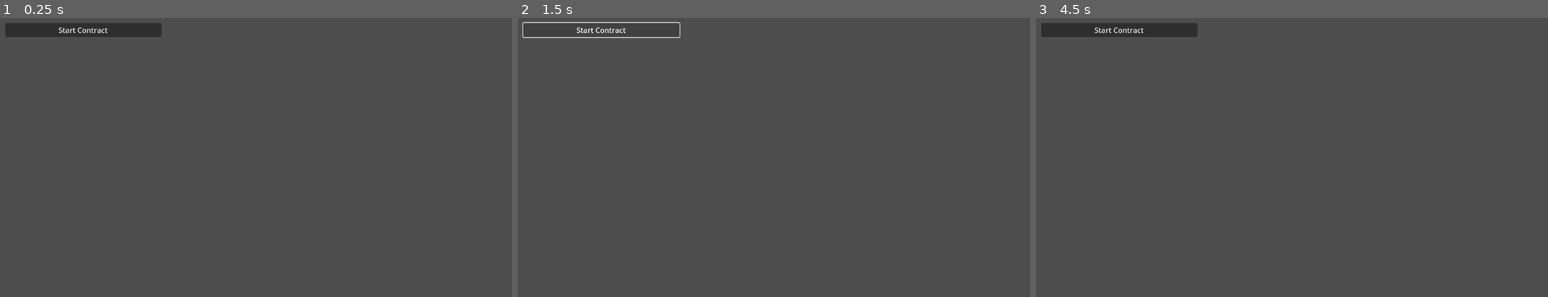
Above: before the commit, frames 1-3 (left to right).
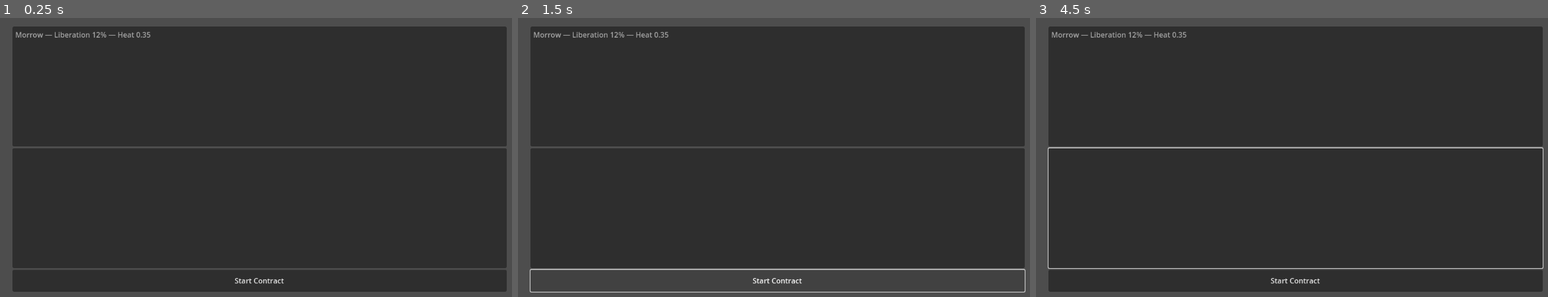
Above: after the commit, the same moments.

Repository: CjJam1975/Hired4death
Game: Godot game, scene res://main/Main.tscn
Two runs of this game, one before a commit and one after it. Both use one fixed random seed, a clock stepped at 60 frames per second and the inputs below.
Inputs (mouse positions are in pixels of both pictures, inside the frame that each line leads up to):
- Up to frame 1 (0.25 s): no input
- Up to frame 2 (1.5 s): click "Start Contract" at 0.5 s; click "Start Contract" at 1.25 s
- Up to frame 3 (4.5 s): tap Enter at 2, 3.5 s; move the mouse to (1409, 143) at 2.02 s; hold Right (ui_right) 2.03-2.78 s; tap Shift at 2.1, 3.8, 4.35 s; tap Space at 2.27, 2.57, 2.75, 3.02, 3.05, 3.32, 3.6, 4.25 s; tap E at 2.3, 2.85 s; move the mouse to (1189, 174) at 2.77 s; hold Down (ui_down) 2.78-3.53 s; move the mouse to (1348, 93) at 3.52 s; hold Right (ui_right) 3.53-4.28 s; move the mouse to (1271, 218) at 4.27 s; hold Up (ui_up) from 4.28 s (still down)

The runs differ from the first frame. In frame 1, 90% of the frame differs, in the area x 1-99%, y 1-99%; in frame 2, 83%; in frame 3, 90%, in the area x 1-100%, y 1-99%.

Commit message:
Refactor input setup and update player scene
Moved input action creation logic from InputSetup.gd to Player.gd and updated input action names to use Godot's ui_* convention. Updated Player.tscn to reference the new Player.gd script and adjusted resource UIDs. Minor code style fixes in EncounterDirector.gd. Improved layout and sizing in WarEffortPanel.tscn for better UI scaling. Added empty input actions for jump and sprint in project.godot.

Diff:
--- a/player/InputSetup.gd
+++ b/player/InputSetup.gd
@@ -1,12 +1,10 @@
 extends Node
 
-# Optional helper to auto-create input actions at runtime.
-# Add temporarily to main scene, run once, then remove.
 const ACTIONS := {
-	"move_forward": [KEY_W],
-	"move_back": [KEY_S],
-	"move_left": [KEY_A],
-	"move_right": [KEY_D],
+	"ui_up": [KEY_W, KEY_UP],
+	"ui_down": [KEY_S, KEY_DOWN],
+	"ui_left": [KEY_A, KEY_LEFT],
+	"ui_right": [KEY_D, KEY_RIGHT],
 	"jump": [KEY_SPACE],
 	"sprint": [KEY_SHIFT],
 	"interact": [KEY_E],
--- a/player/Player.gd
+++ b/player/Player.gd
@@ -1,62 +1,24 @@
-extends CharacterBody3D
+extends Node
 
-@export var move_speed: float = 6.0
-@export var sprint_speed: float = 9.0
-@export var acceleration: float = 12.0
-@export var jump_velocity: float = 5.5
-@export var mouse_sens: float = 0.08
-@export var interact_distance: float = 3.0
-
-@onready var cam_pivot: Node3D = $CamPivot
-@onready var camera: Camera3D = $CamPivot/Camera3D
-
-var gravity: float = ProjectSettings.get_setting("physics/3d/default_gravity")
-var look_pitch := 0.0
+# Helper to auto-create input actions at runtime.
+# Add temporarily to main scene, run once, then remove.
+const ACTIONS := {
+	"ui_up": [KEY_W, KEY_UP],
+	"ui_down": [KEY_S, KEY_DOWN],
+	"ui_left": [KEY_A, KEY_LEFT],
+	"ui_right": [KEY_D, KEY_RIGHT],
+	"jump": [KEY_SPACE],
+	"sprint": [KEY_SHIFT],
+	"interact": [KEY_E],
+}
 
 func _ready() -> void:
-	add_to_group("player")
-	Input.set_mouse_mode(Input.MOUSE_MODE_CAPTURED)
-
-func _unhandled_input(event: InputEvent) -> void:
-	if event is InputEventMouseMotion:
-		_rotate_look(event.relative)
-	elif event.is_action_pressed("interact"):
-		_try_interact()
-
-func _physics_process(delta: float) -> void:
-	var input_dir := Vector2(
-		Input.get_action_strength("move_right") - Input.get_action_strength("move_left"),
-		Input.get_action_strength("move_back") - Input.get_action_strength("move_forward")
-	).normalized()
-
-	var wish_dir := (global_transform.basis * Vector3(input_dir.x, 0, input_dir.y)).normalized()
-	var target_speed := (Input.is_action_pressed("sprint")) ? sprint_speed : move_speed
-	var target_vel := wish_dir * target_speed
-
-	velocity.x = lerp(velocity.x, target_vel.x, acceleration * delta)
-	velocity.z = lerp(velocity.z, target_vel.z, acceleration * delta)
-
-	if not is_on_floor():
-		velocity.y -= gravity * delta
-	elif Input.is_action_just_pressed("jump"):
-		velocity.y = jump_velocity
-
-	move_and_slide()
-
-func _rotate_look(rel: Vector2) -> void:
-	rotation_degrees.y -= rel.x * mouse_sens
-	look_pitch = clamp(look_pitch - rel.y * mouse_sens, -85.0, 85.0)
-	cam_pivot.rotation_degrees.x = look_pitch
-
-func _try_interact() -> void:
-	var space_state := get_world_3d().direct_space_state
-	var from := camera.global_transform.origin
-	var to := from + camera.global_transform.basis.z * -interact_distance
-	var params := PhysicsRayQueryParameters3D.create(from, to)
-	params.collide_with_areas = true
-	params.collide_with_bodies = true
-	var result := space_state.intersect_ray(params)
-	if result.size() > 0:
-		var collider := result.get("collider")
-		if collider and collider.is_in_group("interactable") and collider.has_method("interact"):
-			collider.interact(self)
+	for action in ACTIONS.keys():
+		if not InputMap.has_action(action):
+			InputMap.add_action(action)
+		InputMap.action_erase_events(action)
+		for sc in ACTIONS[action]:
+			var ev := InputEventKey.new()
+			ev.physical_keycode = sc
+			InputMap.action_add_event(action, ev)
+	print("Input actions created/updated.")
--- a/player/Player.tscn
+++ b/player/Player.tscn
@@ -1,9 +1,8 @@
-[gd_scene load_steps=4 format=3]
+[gd_scene load_steps=3 format=3 uid="uid://nw4euj2mqvnv"]
 
-[ext_resource type="Script" path="res://player/Player.gd" id="1"]
+[ext_resource type="Script" uid="uid://bu3f32tjxgd08" path="res://player/Player.gd" id="1"]
 
 [sub_resource type="CapsuleShape3D" id="1"]
-radius = 0.5
 height = 1.6
 
 [node name="Player" type="CharacterBody3D" groups=["player"]]
--- a/project.godot
+++ b/project.godot
@@ -27,6 +27,17 @@
 
 enabled=PackedStringArray()
 
+[input]
+
+jump={
+"deadzone": 0.2,
+"events": []
+}
+sprint={
+"deadzone": 0.2,
+"events": []
+}
+
 [rendering]
 
 renderer/rendering_method="gl_compatibility"
--- a/systems/EncounterDirector.gd
+++ b/systems/EncounterDirector.gd
@@ -33,7 +33,7 @@
 
 func _on_noise(pos: Vector3, amount: float) -> void:
 	var d := global_transform.origin.distance_to(pos)
-	var effect := amount / max(1.0, d)
+	var effect = amount / max(1.0, d)
 	_intensity = clamp(_intensity + effect * noise_influence, 0.0, 1.0)
 
 func _on_stage_changed(stage_index: int, _total: int) -> void:
@@ -49,7 +49,7 @@
 	if _active.size() >= max_active_enemies:
 		return
 	var budget := 1 + int(round(_intensity * 4.0))
-	var spawns := min(budget, max_active_enemies - _active.size())
+	var spawns = min(budget, max_active_enemies - _active.size())
 	for i in spawns:
 		var p := _pick_spawn_point()
 		var enemy := _pick_enemy_scene()
--- a/ui/WarEffortPanel.tscn
+++ b/ui/WarEffortPanel.tscn
@@ -1,29 +1,42 @@
-[gd_scene load_steps=2 format=3]
+[gd_scene load_steps=2 format=3 uid="uid://biivh4idomtq7"]
 
-[ext_resource type="Script" path="res://ui/WarEffortPanel.gd" id="1"]
+[ext_resource type="Script" uid="uid://dhur6uc2pt8vk" path="res://ui/WarEffortPanel.gd" id="1"]
 
 [node name="WarEffortPanel" type="Control"]
 layout_mode = 3
 anchors_preset = 15
 anchor_right = 1.0
 anchor_bottom = 1.0
+grow_horizontal = 2
+grow_vertical = 2
 script = ExtResource("1")
 
 [node name="VBoxContainer" type="VBoxContainer" parent="."]
 layout_mode = 1
-anchors_preset = 10
-anchor_left = 0.0
-anchor_top = 0.0
-anchor_right = 0.0
-anchor_bottom = 0.0
-offset_left = 16.0
-offset_top = 16.0
-offset_right = 360.0
-offset_bottom = 420.0
+anchors_preset = 15
+anchor_right = 1.0
+anchor_bottom = 1.0
+offset_left = 32.0
+offset_top = 32.0
+offset_right = -32.0
+offset_bottom = -32.0
+grow_horizontal = 2
+grow_vertical = 2
 
 [node name="ItemList" type="ItemList" parent="VBoxContainer"]
+custom_minimum_size = Vector2(0, 80)
+layout_mode = 2
+size_flags_horizontal = 3
+size_flags_vertical = 3
 
 [node name="Contracts" type="ItemList" parent="VBoxContainer"]
+custom_minimum_size = Vector2(0, 120)
+layout_mode = 2
+size_flags_horizontal = 3
+size_flags_vertical = 3
 
 [node name="Start" type="Button" parent="VBoxContainer"]
+custom_minimum_size = Vector2(0, 48)
+layout_mode = 2
+size_flags_horizontal = 3
 text = "Start Contract"
